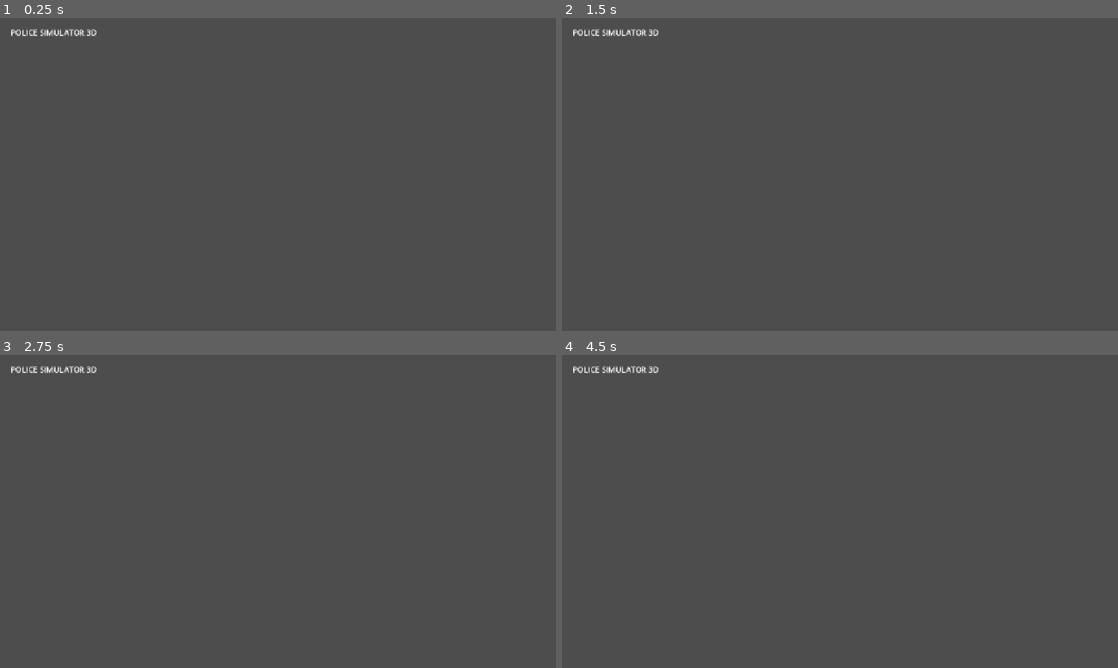
Above: before the commit, frames 1-4 (two rows, left to right).
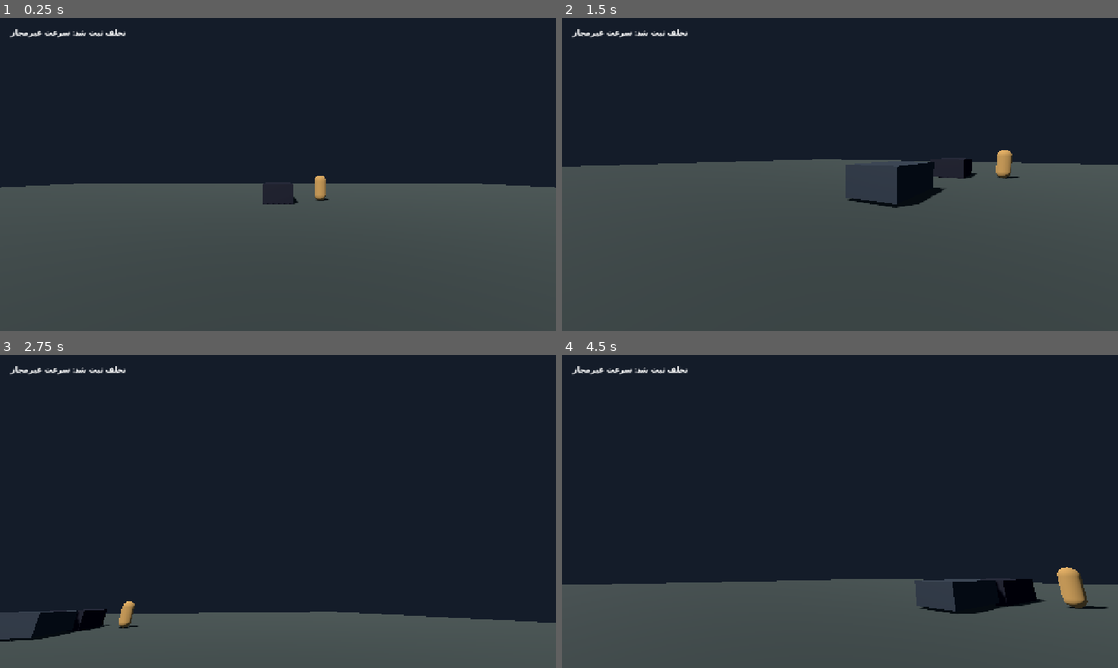
Above: after the commit, the same moments.

Repository: thedeverfankhajo-bot/PoliceSimulator3D
Game: Godot game, scene res://scenes/main/main.tscn
The game is run twice, just before and just after one commit, with the same random seed, the same clock (stepped at 60 frames per second) and the same inputs.
Inputs (mouse positions are in pixels of both pictures, inside the frame that each line leads up to):
- Up to frame 1 (0.25 s): no input
- Up to frame 2 (1.5 s): tap Enter at 0.5 s; move the mouse to (962, 158) at 0.52 s; hold D (move_right) 0.53-1.28 s; tap E (interact) at 0.6, 1.35 s; move the mouse to (728, 190) at 1.27 s; hold S (move_backward) from 1.28 s (still down)
- Up to frame 3 (2.75 s): move the mouse to (333, 442) at 2.02 s; release S (move_backward) at 2.03 s; hold D (move_right) from 2.03 s (still down); tap E (interact) at 2.1 s
- Up to frame 4 (4.5 s): move the mouse to (812, 574) at 2.77 s; release D (move_right) at 2.78 s; hold W (move_forward) 2.78-3.53 s; tap E (interact) at 2.85, 3.6, 4.35 s; move the mouse to (1006, 558) at 3.52 s; hold A (move_left) from 3.53 s (still down); move the mouse to (673, 464) at 4.27 s

The runs differ from the first frame. In frame 1, 54% of the frame differs, in the area x 0-100%, y 0-60%; in frame 2, 49%; in frame 3, 84%, in the area x 0-100%, y 0-92%; in frame 4, 75%.
Error before the commit: Parse Error: Too few arguments for "setup()" call. Expected at least 3 but received 2. (res://scripts/core/main.gd:42)

Commit message:
feat: complete traffic stop gameplay slice

Diff:
--- a/scripts/core/main.gd
+++ b/scripts/core/main.gd
@@ -39,7 +39,7 @@
 
 	var scenario := SCENARIO_SCRIPT.new()
 	add_child(scenario)
-	if not scenario.setup(vehicle, npc):
+	if not scenario.setup(vehicle, traffic_vehicle, npc):
 		push_error("Traffic stop scenario failed to configure.")
 		scenario.queue_free()
 		return
